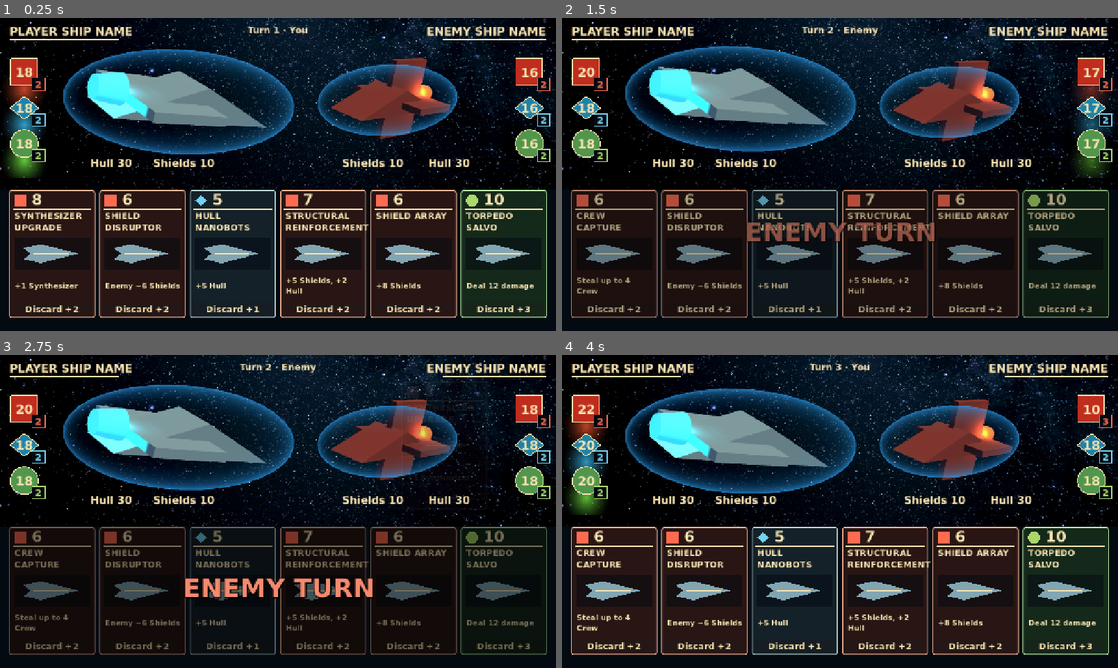
Above: before the commit, frames 1-4 (two rows, left to right).
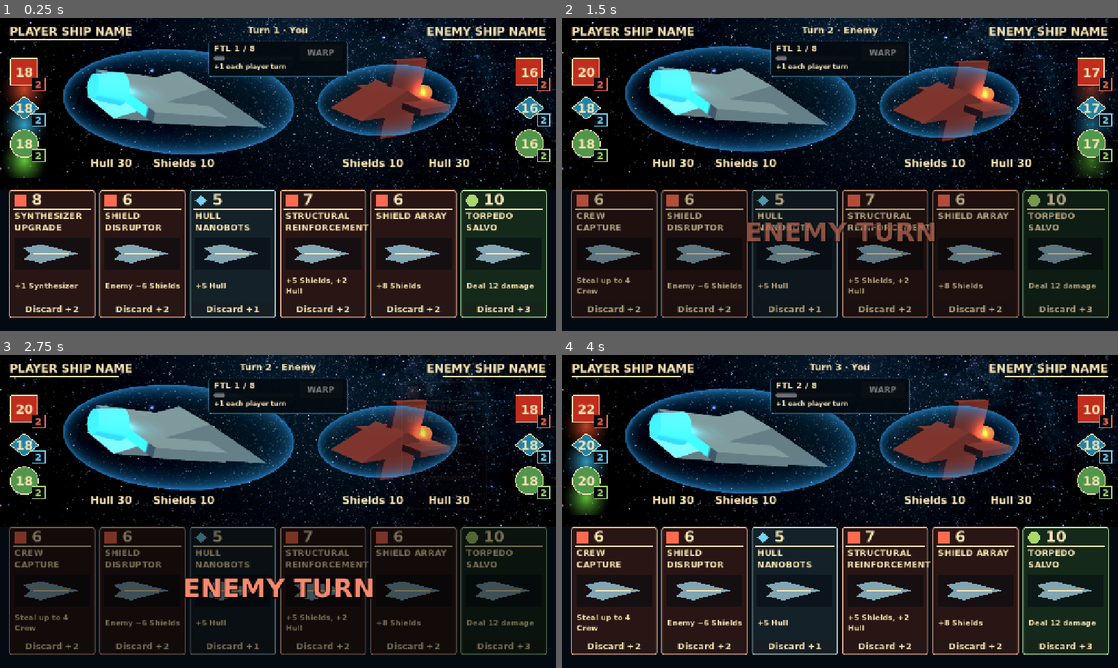
Above: after the commit, the same moments.

Repository: RPGMaster2000/arcospace
Game: Godot game, scene res://scenes/board_3d.tscn
The game is run twice, just before and just after one commit, with the same random seed, the same clock (stepped at 60 frames per second) and the same inputs.
Inputs (mouse positions are in pixels of both pictures, inside the frame that each line leads up to):
- Up to frame 1 (0.25 s): no input
- Up to frame 2 (1.5 s): click "Discard +2" at 0.5 s; move the mouse to (962, 158) at 1.27 s; click (962, 158) at 1.42 s
- Up to frame 3 (2.75 s): drag from (166, 527) to (250, 574) at 2.02 s
- Up to frame 4 (4 s): move the mouse to (895, 442) at 2.77 s; click (895, 442) at 2.92 s; drag from (812, 574) to (673, 464) at 3.52 s

The runs differ from the first frame. In frame 1, 1.2% of the frame differs, in the area x 37-63%, y 7-19%; in frame 2, 1.3%; in frame 3, 1.2%; in frame 4, 1.2%.

Commit message:
Add player FTL charge, temporary disruption and warp victory

Diff:
--- a/scenes/board.tscn
+++ b/scenes/board.tscn
@@ -16,6 +16,9 @@
 [ext_resource type="Resource" path="res://cards/20_torpedo_salvo.tres" id="preview_5"]
 [ext_resource type="PackedScene" path="res://scenes/match_result.tscn" id="Result"]
 
+[ext_resource type="Script" path="res://scripts/ftl_drive.gd" id="FTL"]
+[ext_resource type="PackedScene" path="res://scenes/ftl_panel.tscn" id="FTLPanel"]
+
 [sub_resource type="SystemFont" id="BoldFont"]
 font_names = PackedStringArray("DejaVu Sans", "Arial")
 font_weight = 700
@@ -1044,3 +1047,8 @@
 [editable path="EnergyCellCard"]
 [editable path="QuartersUpgradeCard"]
 [editable path="TorpedoSalvoCard"]
+
+[node name="FTLDrive" type="Node" parent="."]
+script = ExtResource("FTL")
+
+[node name="FTLPanel" parent="." instance=ExtResource("FTLPanel")]
--- /dev/null
+++ b/scenes/ftl_panel.tscn
@@ -0,0 +1,59 @@
+[gd_scene format=3]
+
+[sub_resource type="StyleBoxFlat" id="PanelStyle"]
+bg_color = Color(0.015, 0.04, 0.065, 0.94)
+border_width_left = 1
+border_width_top = 1
+border_width_right = 1
+border_width_bottom = 1
+border_color = Color(0.3, 0.65, 0.8, 0.7)
+corner_radius_top_left = 5
+corner_radius_top_right = 5
+corner_radius_bottom_left = 5
+corner_radius_bottom_right = 5
+
+[node name="FTLPanel" type="Panel"]
+anchor_left = 0.5
+anchor_right = 0.5
+offset_left = -160.0
+offset_right = 160.0
+offset_top = 53.0
+offset_bottom = 135.0
+mouse_filter = 2
+theme_override_styles/panel = SubResource("PanelStyle")
+
+[node name="Charge" type="Label" parent="."]
+offset_left = 12.0
+offset_top = 5.0
+offset_right = 195.0
+offset_bottom = 31.0
+theme_override_font_sizes/font_size = 20
+text = "FTL 0 / 8"
+
+[node name="Progress" type="ProgressBar" parent="."]
+offset_left = 12.0
+offset_top = 35.0
+offset_right = 195.0
+offset_bottom = 44.0
+max_value = 8.0
+step = 1.0
+show_percentage = false
+mouse_filter = 2
+
+[node name="Status" type="Label" parent="."]
+offset_left = 12.0
+offset_top = 50.0
+offset_right = 308.0
+offset_bottom = 77.0
+theme_override_font_sizes/font_size = 15
+text = "+1 each player turn"
+
+[node name="WarpButton" type="Button" parent="."]
+offset_left = 210.0
+offset_top = 8.0
+offset_right = 308.0
+offset_bottom = 46.0
+theme_override_font_sizes/font_size = 19
+text = "WARP"
+disabled = true
+tooltip_text = "Win by escaping at 8/8 charge. Hull damage has a 20% chance to disable FTL for five player turns. Charge is preserved."
--- a/scripts/board.gd
+++ b/scripts/board.gd
@@ -18,6 +18,7 @@
 var winner: String = ""
 var extra_action_requested: bool = false
 var resolving_card: bool = false
+@onready var ftl = $FTLDrive
 @onready var hand = $CardHand
 @onready var enemy_hand = $EnemyHand
 @onready var enemy_ai = $EnemyAI
@@ -79,6 +80,7 @@
 	resized.connect(_fit_board_lines)
 	_fit_board_lines()
 	$MatchResult/Panel/PlayAgain.pressed.connect(_restart_match)
+	$FTLPanel/WarpButton.pressed.connect(_warp_out)
 	hand.deal(card_slots.size())
 	enemy_hand.deal(card_slots.size())
 	for slot in range(card_slots.size()):
@@ -115,6 +117,8 @@
 	if _check_winner():
 		refresh_display()
 		return
+	if side == "player":
+		ftl.begin_player_turn()
 	var before: Dictionary = _both_states()
 	var state: Dictionary = _read_state(side)
 	MatchRules.income(state)
@@ -187,6 +191,7 @@
 		CardEffects.play(card, actor, target)
 	_write_state(side, actor)
 	_write_state(other, target)
+	ftl.take_hull_damage(maxi(0, int(before.player.hull) - player_hull))
 	active_hand.replace_card(slot)
 	extra_action_requested = not discard and card.play_again
 	var who: String = "You" if side == "player" else "Enemy"
@@ -243,7 +248,23 @@
 		get_tree().current_scene = fresh
 	queue_free()
 
+func _warp_out() -> void:
+	if current_actor != "player" or resolving_card or battle_effects.busy or not winner.is_empty():
+		return
+	if _check_winner() or not ftl.can_warp():
+		refresh_display()
+		return
+	winner = "player"
+	enemy_timer.stop()
+	$LastActionLabel.text = "FTL jump complete — escaped!"
+	refresh_display()
+	$MatchResult/Panel/Title.text = "WARP SUCCESS"
+
 func refresh_display() -> void:
+	$FTLPanel/Charge.text = "FTL %d / 8" % ftl.charge
+	$FTLPanel/Progress.value = ftl.charge
+	$FTLPanel/Status.text = "OFFLINE · %d player turns" % ftl.disabled_turns if ftl.disabled_turns > 0 else ("READY TO WARP" if ftl.can_warp() else "+1 each player turn")
+	$FTLPanel/WarpButton.disabled = not ftl.can_warp() or current_actor != "player" or resolving_card or battle_effects.busy or not winner.is_empty()
 	$MatchResult.visible = not winner.is_empty() and not resolving_card and not battle_effects.busy
 	$MatchResult/Panel/Title.text = "YOU WIN" if winner == "player" else "YOU LOSE"
 	$EnemyTurnBanner.show_enemy_turn(current_actor == "enemy" and winner.is_empty(), card_slots)
--- /dev/null
+++ b/scripts/ftl_drive.gd
@@ -0,0 +1,35 @@
+extends Node
+
+# RESPONSIBILITY: Player-only FTL charge and temporary disruption state.
+# DOES NOT: Advance turns, resolve damage, or declare the match winner.
+const FULL_CHARGE: int = 8
+const DISABLED_TURNS: int = 5
+const FAILURE_CHANCE: float = 0.2
+var charge: int = 0
+var disabled_turns: int = 0
+var disabled_turn_started: bool = false
+var rng := RandomNumberGenerator.new()
+
+func _ready() -> void:
+	rng.randomize()
+
+func begin_player_turn() -> void:
+	# A disabled turn counts only after the player has actually had that turn.
+	if disabled_turn_started:
+		disabled_turns = maxi(0, disabled_turns - 1)
+	disabled_turn_started = disabled_turns > 0
+	if not disabled_turn_started:
+		charge = mini(FULL_CHARGE, charge + 1)
+
+func take_hull_damage(amount: int, roll: float = -1.0) -> bool:
+	if amount <= 0 or disabled_turns > 0:
+		return false
+	var chance_roll: float = rng.randf() if roll < 0.0 else roll
+	if chance_roll >= FAILURE_CHANCE:
+		return false
+	disabled_turns = DISABLED_TURNS
+	disabled_turn_started = false
+	return true
+
+func can_warp() -> bool:
+	return charge == FULL_CHARGE and disabled_turns == 0
--- /dev/null
+++ b/tests/ftl_test.gd
@@ -0,0 +1,59 @@
+extends SceneTree
+const Drive = preload("res://scripts/ftl_drive.gd")
+var failures: int = 0
+func check(ok: bool, message: String) -> void:
+	if not ok:
+		failures += 1
+		push_error(message)
+func _initialize() -> void:
+	call_deferred("run")
+func run() -> void:
+	var drive = Drive.new()
+	root.add_child(drive)
+	for turn in range(8):
+		drive.begin_player_turn()
+		check(drive.charge == turn + 1, "Charge once per player turn")
+	check(drive.can_warp(), "Ready at eight")
+	check(not drive.take_hull_damage(0, 0.0), "Shield-only hits cannot disrupt")
+	check(not drive.take_hull_damage(100, 0.2), "20 percent threshold is flat")
+	check(drive.take_hull_damage(1, 0.199), "Even one hull damage can disrupt")
+	for turn in range(5):
+		drive.begin_player_turn()
+		check(not drive.can_warp() and drive.charge == 8, "Five full turns blocked, charge retained")
+		check(not drive.take_hull_damage(1, 0.0), "Further hits must not extend outage")
+	drive.begin_player_turn()
+	check(drive.can_warp(), "Ready on sixth turn after outage")
+	drive.charge = 3
+	drive.take_hull_damage(2, 0.0)
+	for turn in range(5):
+		drive.begin_player_turn()
+		check(drive.charge == 3, "No charging while disabled")
+	drive.begin_player_turn()
+	check(drive.charge == 4, "Charging resumes")
+	drive.queue_free()
+	var board = load("res://scenes/board_3d.tscn").instantiate()
+	board.get_node("BattleEffects").enabled = false
+	root.add_child(board)
+	check(board.ftl.charge == 1, "Opening turn counts")
+	board._begin_turn("enemy")
+	board.enemy_timer.stop()
+	check(board.ftl.charge == 1, "Enemy turn never charges")
+	board.ftl.charge = 8
+	board._warp_out()
+	check(board.winner.is_empty(), "Cannot warp during enemy turn")
+	board.current_actor = "player"
+	board.resolving_card = true
+	board._warp_out()
+	check(board.winner.is_empty(), "Cannot warp mid animation")
+	board.resolving_card = false
+	board._warp_out()
+	check(board.winner == "player" and board.get_node("MatchResult").visible, "Manual warp wins")
+	check(board.enemy_timer.is_stopped(), "Warp stops AI")
+	current_scene = board
+	board._restart_match()
+	await process_frame
+	check(current_scene.ftl.charge == 1 and current_scene.ftl.disabled_turns == 0, "Restart resets FTL")
+	current_scene.queue_free()
+	await process_frame
+	print("FTL checks: %d failures" % failures)
+	quit(1 if failures else 0)
Not shown, added: scripts/ftl_drive.gd.uid
